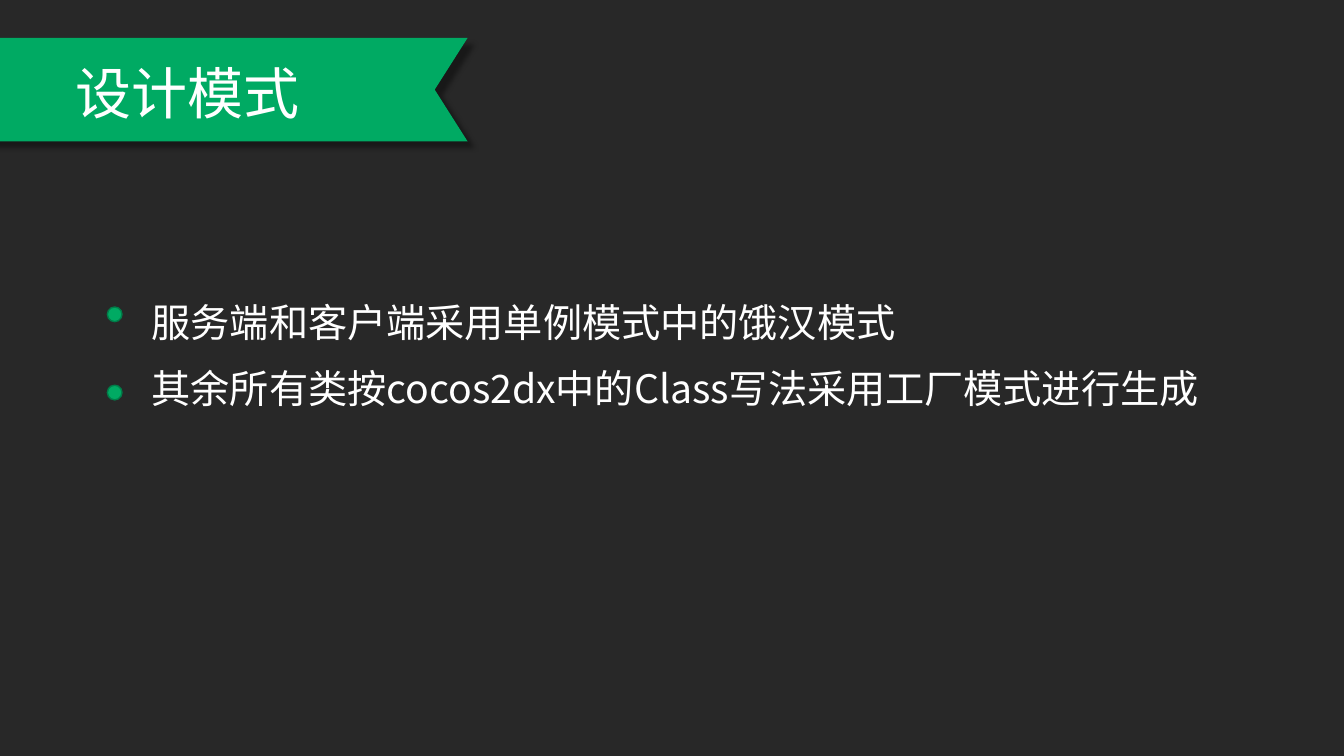
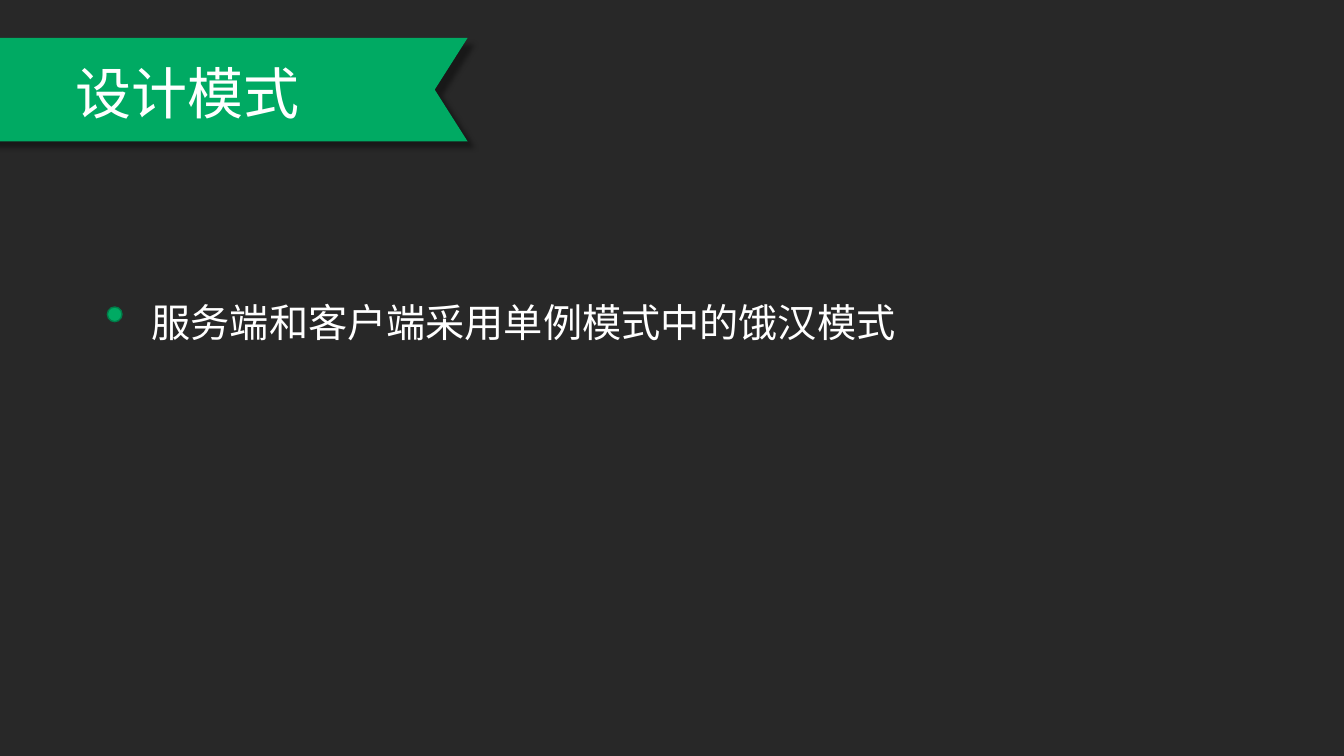
Before and after one commit to Lanture1064/BUBG, a slide deck: slide 15 of doc/答辩PPT.pptx. Drawn at 1344x756 pixels with LibreOffice and Linux fonts; fonts in the diff are those of the drawing. Boxes give left, top, right and bottom in pixels: in the first picture for what was removed or moved away, otherwise in the second. Text is boxed around its words. In the diff, an @@ line names an element or a change of style, - is before the commit and + after.

```diff
--- a/doc/答辩PPT.pptx
+++ b/doc/答辩PPT.pptx
@@ ellipse removed at [108, 385, 123, 400] @@
@@ text at [152, 370, 1199, 407]: paragraph removed @@
-其余所有类按cocos2dx中的Class写法采用工厂模式进行生成
```
Also in this commit, not shown: 2 other slides changed.
